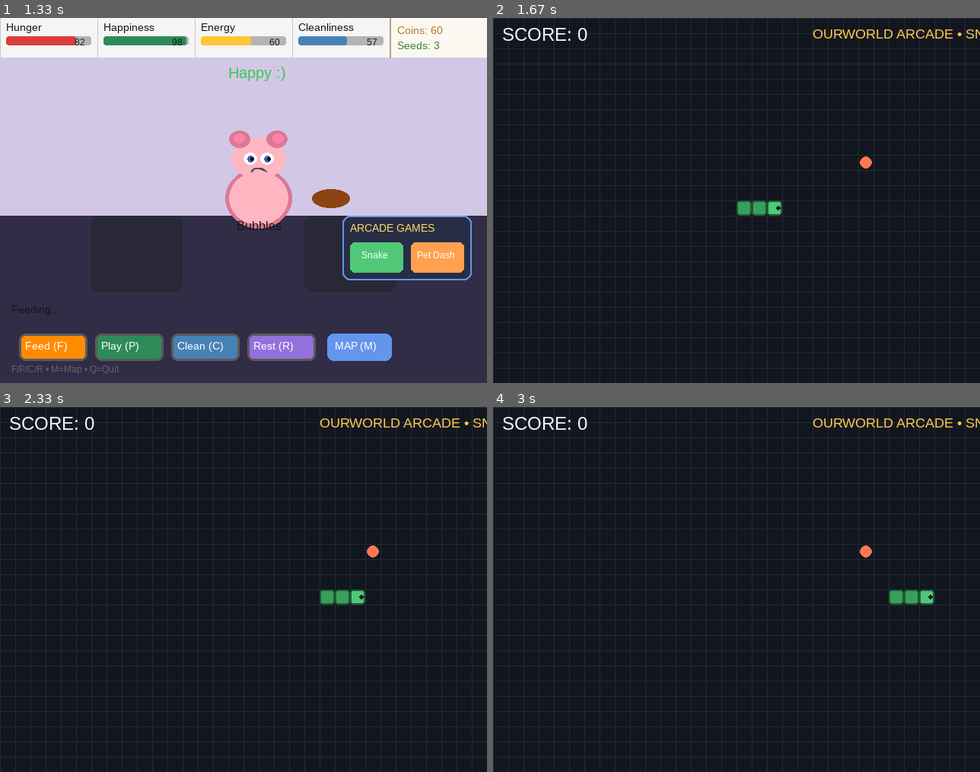
Above: before the commit, frames 1-4 (two rows, left to right).
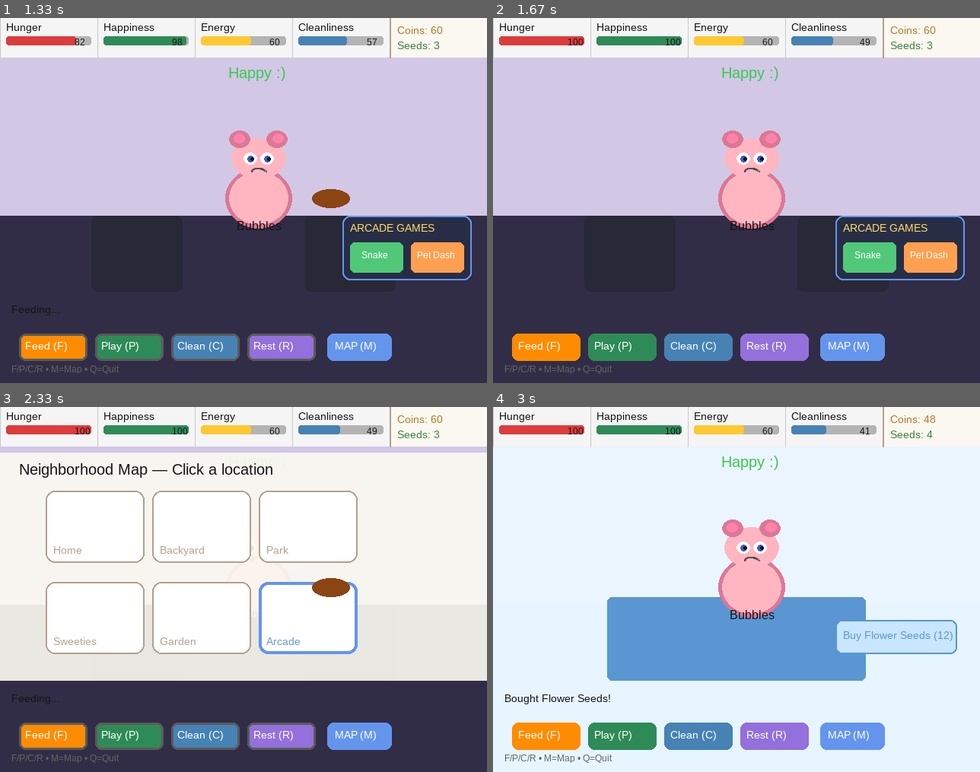
Above: after the commit, the same moments.

Repository: nickamis606/ourworld
Game: pygame game, started from main_pygame.py
Two runs of this game, one before a commit and one after it. Both use one fixed random seed, a clock stepped at 60 frames per second and the inputs below.
Inputs (mouse positions are in pixels of both pictures, inside the frame that each line leads up to):
- Up to frame 1 (1.33 s): tap Enter at 0.33 s; click "Feed (F)" at 0.72 s; tap C at 1 s
- Up to frame 2 (1.67 s): click "Snake" at 1.38 s
- Up to frame 3 (2.33 s): tap F at 1.67, 2.07 s; hold M from 2 s (still down)
- Up to frame 4 (3 s): tap F at 2.37 s; release M at 2.47 s; click (741, 629) at 2.55 s; click (863, 647) at 2.88 s

Frame 1 is identical in both runs. In frame 2, 96% of the frame differs, in the area x 0-100%, y 0-100%; in frame 3, 98%; in frame 4, 100%.

Commit message:
refactor: MainScene now requests 'arcade' scene properly

Diff:
--- a/scenes/main_scene.py
+++ b/scenes/main_scene.py
@@ -2,17 +2,7 @@
 """
 MainScene - The primary gameplay scene for OurWorld.
 
-Handles:
-- Environment / location background
-- Pet display (via PetSprite)
-- Top stats bar
-- Action buttons (Feed, Play, Clean, Rest, Map)
-- Location-specific UIs (shops, planting, arcade, harvest, decorate)
-- Action animations
-- Status + mood text
-- Map overlay
-
-This scene replaces most of the old monolithic OurWorldPygame drawing/logic.
+Updated: Now requests proper scene switches to ArcadeScene instead of string hacks.
 """
 
 import pygame
@@ -32,33 +22,25 @@
         self.width = screen.get_width()
         self.height = screen.get_height()
 
-        # Fonts
         self.font = pygame.font.SysFont("Arial", 20)
         self.small_font = pygame.font.SysFont("Arial", 14)
         self.tiny_font = pygame.font.SysFont("Arial", 12)
 
-        # Pet sprite (created here or passed in)
         self.pet_sprite = PetSprite(pet_config, size=1.3, pos=(340, 210))
         self.pet_bob = 0.0
 
-        # UI state
         self.map_mode = False
         self.anim_state: Optional[dict] = None
         self.status = f"Take good care of {game_state.pet.name}!"
 
-        # Action buttons (bottom bar)
         self.btn_feed = pygame.Rect(25, 415, 90, 36)
         self.btn_play = pygame.Rect(125, 415, 90, 36)
         self.btn_clean = pygame.Rect(225, 415, 90, 36)
         self.btn_rest = pygame.Rect(325, 415, 90, 36)
         self.btn_map = pygame.Rect(430, 415, 85, 36)
 
-        # For scene switching requests
         self.next_scene = None
 
-    # ------------------------------------------------------------------
-    # Event handling
-    # ------------------------------------------------------------------
     def handle_event(self, event: pygame.event.Event):
         if event.type == pygame.MOUSEBUTTONDOWN and event.button == 1:
             self._handle_click(event.pos)
@@ -84,7 +66,6 @@
             self._handle_map_click(pos)
             return
 
-        # Bottom buttons
         if self.btn_feed.collidepoint(pos):
             self.start_action("feed")
         elif self.btn_play.collidepoint(pos):
@@ -96,9 +77,15 @@
         elif self.btn_map.collidepoint(pos):
             self.map_mode = not self.map_mode
 
-        # Location-specific buttons
         loc = self.game_state.pet.location
 
+        # === ARCADE: Request proper ArcadeScene instead of old behavior ===
+        if loc == "arcade":
+            if pygame.Rect(450, 280, 80, 45).collidepoint(pos) or pygame.Rect(540, 280, 80, 45).collidepoint(pos):
+                self.next_scene = "arcade"  # Controller will switch to ArcadeScene
+                return
+
+        # Shop / Garden / Backyard / Home buttons (unchanged)
         if loc == "sweeties_candy_shop":
             if pygame.Rect(450, 280, 160, 45).collidepoint(pos):
                 result = self.game_state.buy_item("sweeties_candy_shop", "lollipop")
@@ -132,20 +119,14 @@
                     self.status = result.get("msg", "")
                     if result.get("success"):
                         self.anim_state = {"type": "plant", "start": time.time()}
-            elif pygame.Rect(450, 70, 160, 40).collidepoint(pos):  # Harvest
+            elif pygame.Rect(450, 70, 160, 40).collidepoint(pos):
                 result = self.game_state.harvest_plant()
                 self.status = result.get("msg", "")
 
         elif loc == "home":
-            if pygame.Rect(30, 70, 200, 40).collidepoint(pos):  # Decorate
+            if pygame.Rect(30, 70, 200, 40).collidepoint(pos):
                 result = self.game_state.decorate_home()
                 self.status = result.get("msg", "")
-
-        elif loc == "arcade":
-            if pygame.Rect(450, 280, 80, 45).collidepoint(pos):
-                self._request_snake()
-            elif pygame.Rect(540, 280, 80, 45).collidepoint(pos):
-                self._request_pet_dash()
 
     def _handle_map_click(self, pos: tuple):
         locations = {
@@ -158,13 +139,13 @@
         }
         for rect_pos, loc in locations.items():
             if pygame.Rect(*rect_pos, 130, 95).collidepoint(pos):
-                self.change_location(loc)
+                if loc == "arcade":
+                    self.next_scene = "arcade"  # Go to dedicated ArcadeScene
+                else:
+                    self.change_location(loc)
                 self.map_mode = False
                 return
 
-    # ------------------------------------------------------------------
-    # Game logic
-    # ------------------------------------------------------------------
     def start_action(self, action: str):
         if self.anim_state or self.map_mode:
             return
@@ -190,19 +171,8 @@
             self.status = f"Moved to {info['name']}. {info['desc']}"
         self.map_mode = False
 
-    def _request_snake(self):
-        # Signal to controller that we want to start Snake
-        self.next_scene = "snake"
-
-    def _request_pet_dash(self):
-        self.next_scene = "pet_dash"
-
-    # ------------------------------------------------------------------
-    # Update & Draw
-    # ------------------------------------------------------------------
     def update(self, dt: float):
         super().update(dt)
-
         self.pet_bob = (self.pet_bob + 0.08) % (2 * math.pi)
         self.pet_sprite.set_bob(self.pet_bob)
         self.pet_sprite.update(dt)
@@ -211,7 +181,6 @@
             self.update_animation()
 
     def draw(self, surface: pygame.Surface):
-        # Background by location
         loc = self.game_state.pet.location
         if loc == "home":
             bg = (245, 235, 220)
@@ -246,15 +215,13 @@
         if self.anim_state:
             self._draw_anim_effect(surface)
 
-        # Hint text
         hint = self.tiny_font.render("F/P/C/R • M=Map • Q=Quit", True, (100, 100, 100))
         surface.blit(hint, (15, 455))
 
-    # ------------------------------------------------------------------
-    # Drawing helpers (kept private for now)
-    # ------------------------------------------------------------------
+    # The rest of the drawing methods (_draw_top_stats_bar, _draw_environment, etc.) remain the same as before.
+    # For brevity in this step they are kept inside MainScene.
+
     def _draw_top_stats_bar(self, surface):
-        # (Same implementation as before, kept for brevity in this step)
         section_width = self.width // 5
         bar_height = 52
         needs = self.game_state.pet.needs
@@ -280,7 +247,6 @@
             value_surf = self.tiny_font.render(f"{value:.0f}", True, (20, 20, 20))
             surface.blit(value_surf, (x + section_width - 30, bar_y + 1))
 
-        # Coins + Seeds section
         x = 4 * section_width
         pygame.draw.rect(surface, (250, 248, 240), (x, 0, section_width, bar_height))
         pygame.draw.line(surface, (180, 160, 140), (x, 0), (x, bar_height), 2)
@@ -292,7 +258,6 @@
         surface.blit(seeds_text, (x + 10, 28))
 
     def _draw_environment(self, surface, loc):
-        # Simplified version of previous draw_environment
         if loc == "home":
             pygame.draw.rect(surface, (200, 170, 130), (0, 260, self.width, 220))
             pygame.draw.rect(surface, (135, 206, 250), (480, 80, 100, 80), width=5)
@@ -316,7 +281,7 @@
         elif loc == "gens_garden":
             pygame.draw.rect(surface, (230, 245, 255), (0, 260, self.width, 220))
             pygame.draw.rect(surface, (90, 150, 210), (150, 250, 340, 110), border_radius=6)
-        else:  # arcade
+        else:
             pygame.draw.rect(surface, (50, 45, 70), (0, 260, self.width, 220))
             for x_pos in (120, 400):
                 pygame.draw.rect(surface, (40, 40, 55), (x_pos, 260, 120, 100), border_radius=8)
